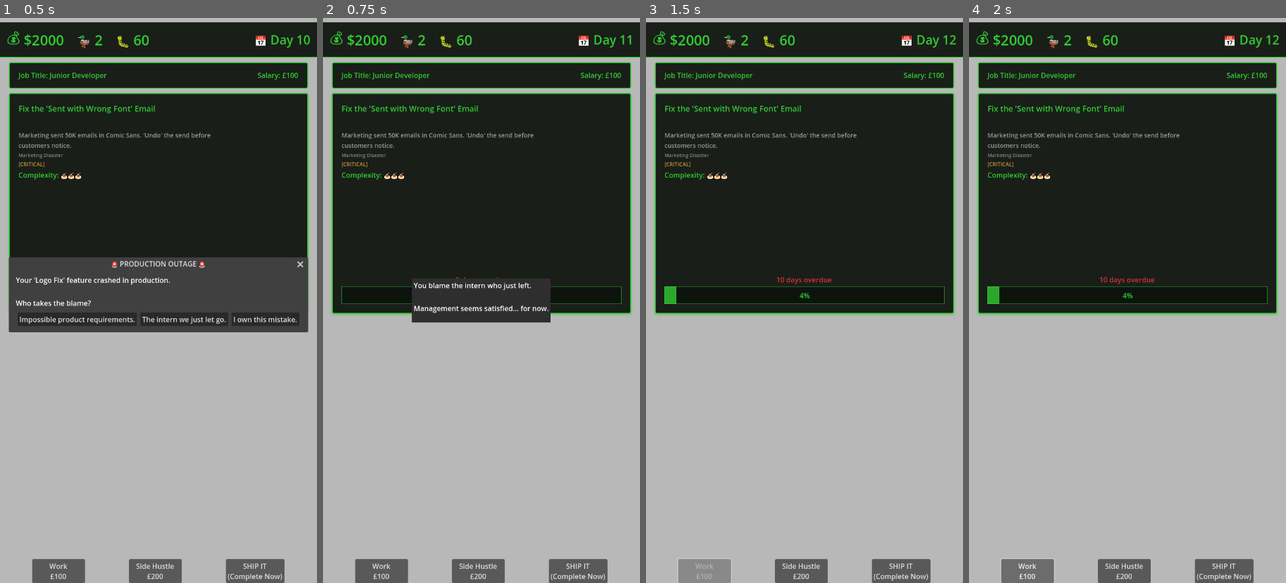
Above: before the commit, frames 1-4 (left to right).
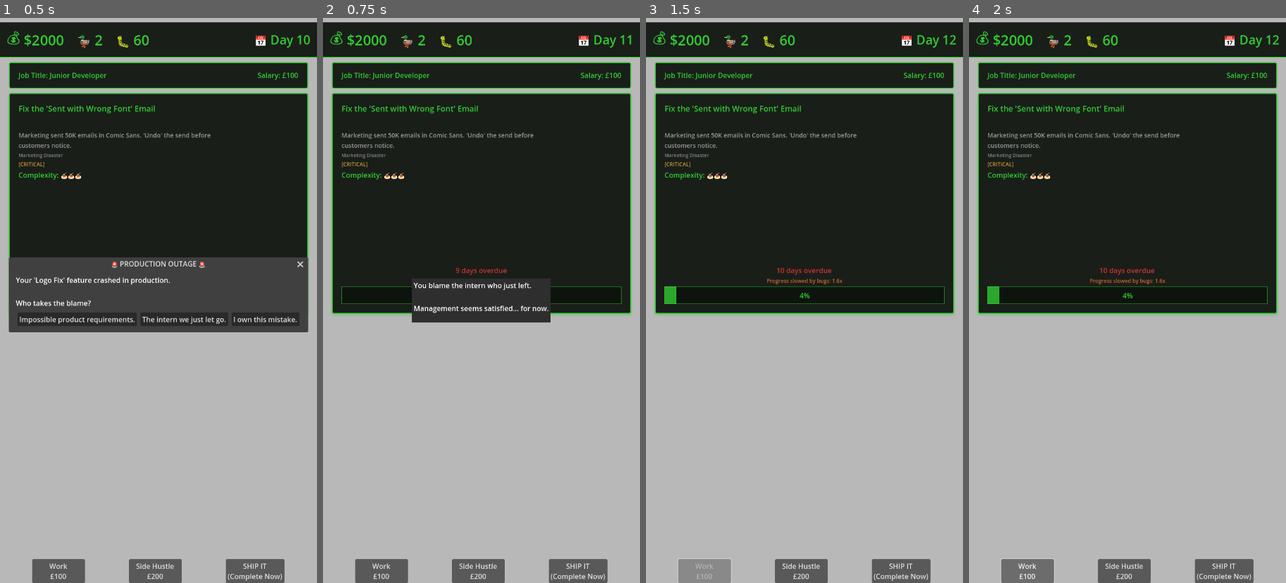
Above: after the commit, the same moments.

Repository: lmchoi/alt-f-this
Game: Godot game, scene res://scenes/game_ui.tscn
Two runs of this game, one before a commit and one after it. Both use one fixed random seed, a clock stepped at 60 frames per second and the inputs below.
Inputs:
- Up to frame 1 (0.5 s): no input
- Up to frame 2 (0.75 s): click "The intern we just let go." at 0.5 s
- Up to frame 3 (1.5 s): click "Work £100" at 1.25 s
- Up to frame 4 (2 s): no input

Frame 1 is identical in both runs. In frame 2, less than 0.1% of the frame differs, in the area x 41-58%, y 44-47%; in frame 3, 0.2%, in the area x 38-62%, y 44-48%; in frame 4, 0.2%.
Error before the commit: Invalid assignment of property or key 'suffix' with value of type 'String' on a base object of type 'ProgressBar'. (res://scenes/task_panel.gd:53)

Commit message:
Show bug multiplier effect near progress bar
🤖 Generated with [Claude Code](https://claude.com/claude-code)

Co-Authored-By: Claude <noreply@anthropic.com>

Diff:
--- a/scenes/task_panel.gd
+++ b/scenes/task_panel.gd
@@ -7,16 +7,19 @@
 @onready var category_label := $"%CategoryLabel"
 @onready var deadline_label := $"%DeadlineLabel"
 @onready var progress_bar := $"%ProgressBar"
+@onready var bug_impact_label := $"%BugImpactLabel"
 
 func _ready():
 	GameManager.current_task_updated.connect(_on_current_task_updated)
 	GameManager.next_day.connect(_on_next_day)
 	GameManager.task_progress_changed.connect(_update_progress)
+	GameManager.bugs_changed.connect(_update_bug_impact)
 
 	# Initialize with current values
 	if GameManager.current_task:
 		_on_current_task_updated(GameManager.current_task)
 		_on_next_day(GameManager.day)
+		_update_bug_impact(GameManager.bugs)
 
 func _on_current_task_updated(current_task: Task):
 	task_label.text = current_task.title
@@ -50,7 +53,6 @@
 
 func _update_progress(progress: float):
 	progress_bar.value = progress
-	progress_bar.suffix = "%"
 
 func _update_category_label(categories: Array[String]):
 	if categories.is_empty():
@@ -63,3 +65,11 @@
 		display_text += "[" + category.to_upper() + "] "
 
 	category_label.text = display_text.strip_edges()
+
+func _update_bug_impact(_amount: int):
+	var bug_multiplier = GameManager.get_bug_multiplier()
+	if bug_multiplier > 1.0:
+		bug_impact_label.text = "Progress slowed by bugs: %.1fx" % bug_multiplier
+		bug_impact_label.visible = true
+	else:
+		bug_impact_label.visible = false
--- a/scenes/task_panel.tscn
+++ b/scenes/task_panel.tscn
@@ -103,6 +103,15 @@
 text = "Due in 5 days"
 horizontal_alignment = 1
 
+[node name="BugImpactLabel" type="Label" parent="MarginContainer/MainContainer"]
+unique_name_in_owner = true
+layout_mode = 2
+theme_override_colors/font_color = Color(0.8, 0.4, 0.2, 1)
+theme_override_font_sizes/font_size = 12
+text = "Progress slowed by bugs: 1.4x"
+horizontal_alignment = 1
+visible = false
+
 [node name="ProgressBar" type="ProgressBar" parent="MarginContainer/MainContainer"]
 unique_name_in_owner = true
 custom_minimum_size = Vector2(0, 40)
